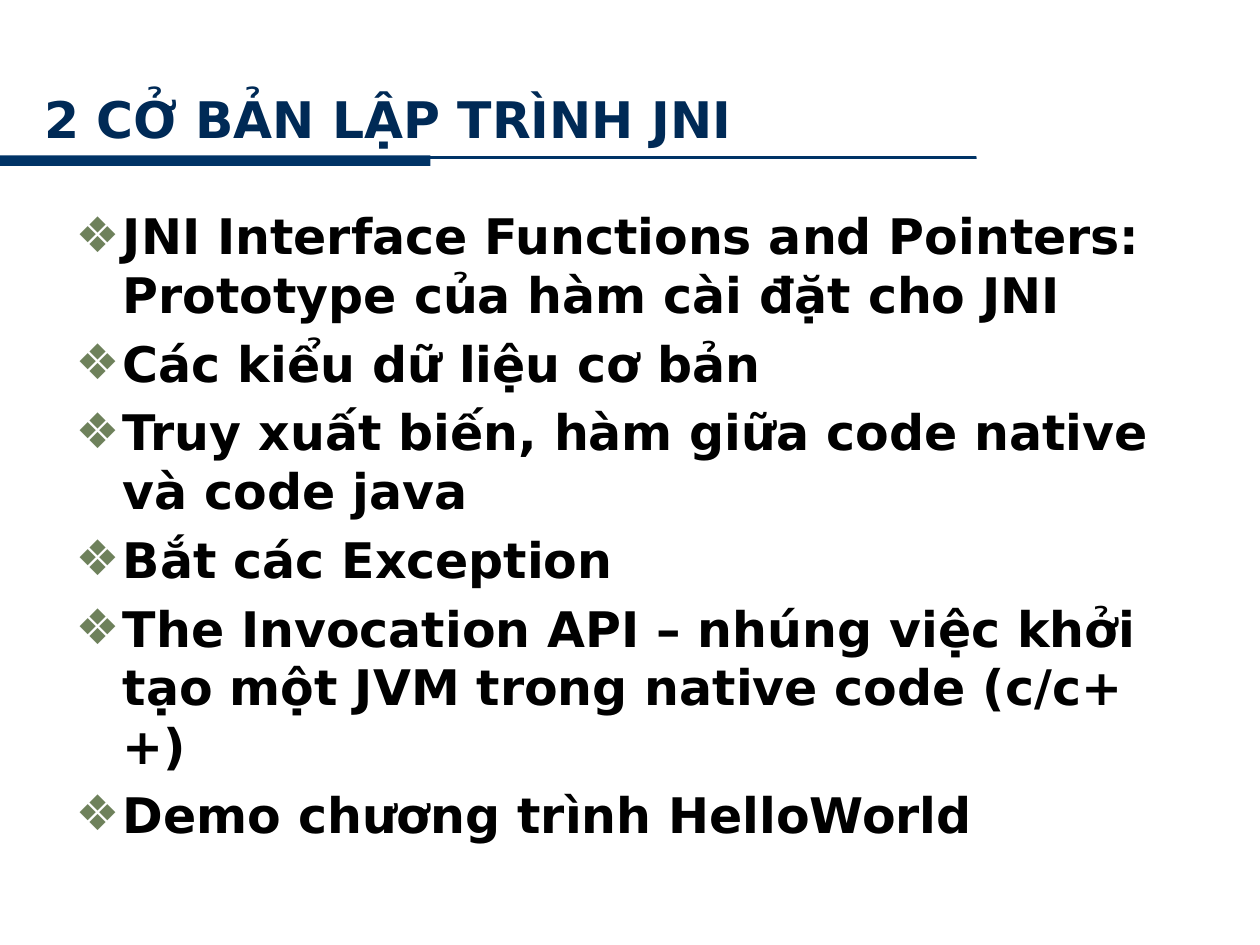
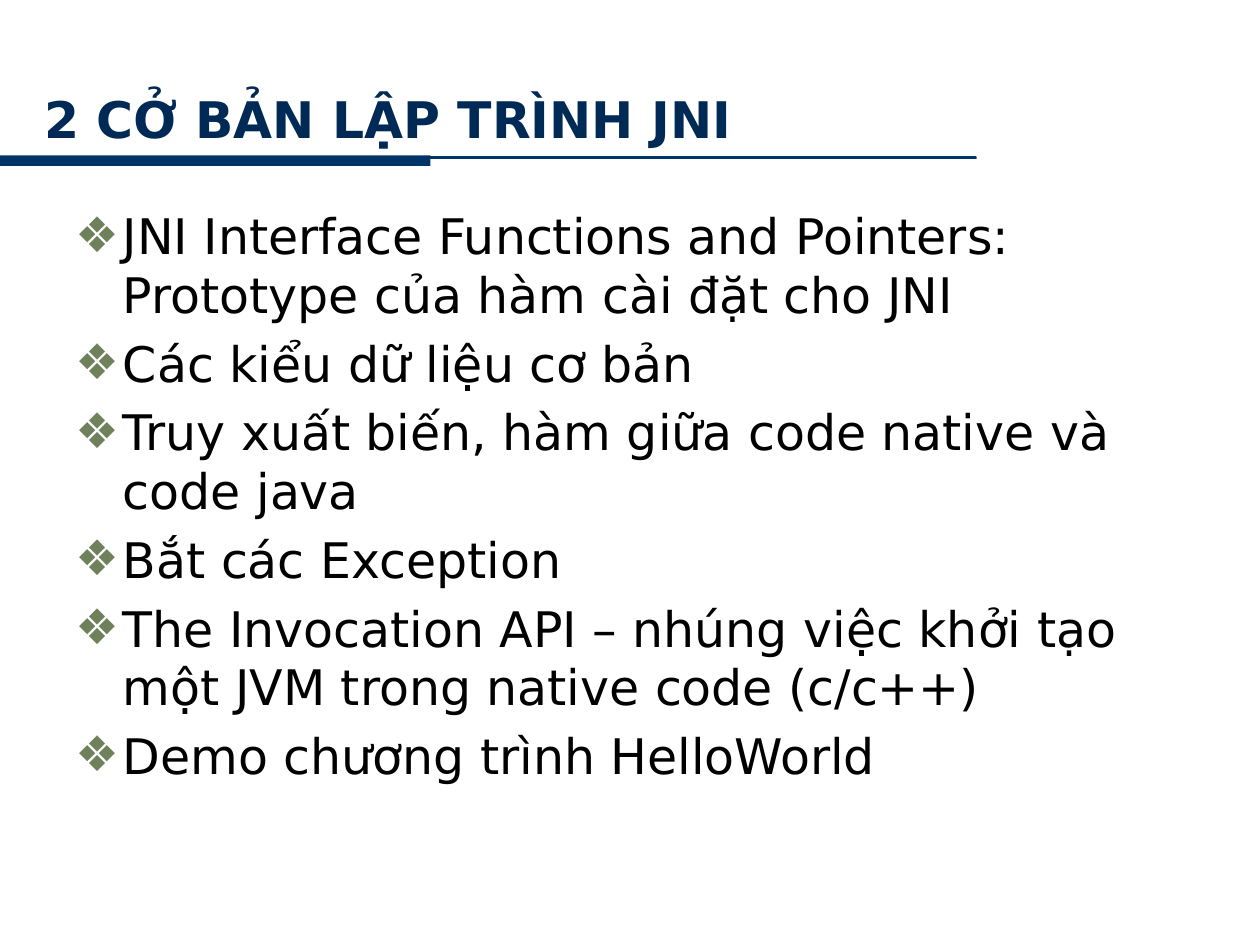
Before and after one commit to minhkhanh/UofS-Java, a slide deck: slide 8 of Seminar_JNI/Slide_00.pptx. Drawn at 1260x945 pixels with LibreOffice and Linux fonts; fonts in the diff are those of the drawing; background and template pictures are left out. Boxes give left, top, right and bottom in pixels: in the first picture for what was removed or moved away, otherwise in the second. Text is boxed around its words. In the diff, an @@ line names an element or a change of style, - is before the commit and + after.

```diff
--- a/Seminar_JNI/Slide_00.pptx
+++ b/Seminar_JNI/Slide_00.pptx
@@ text "JNI Interface Functions and Pointers: ..." at <box>123,216,1116,785</box>: bold off @@
```
Also in this commit, not shown: 9 other slides changed, 7 slides added.
